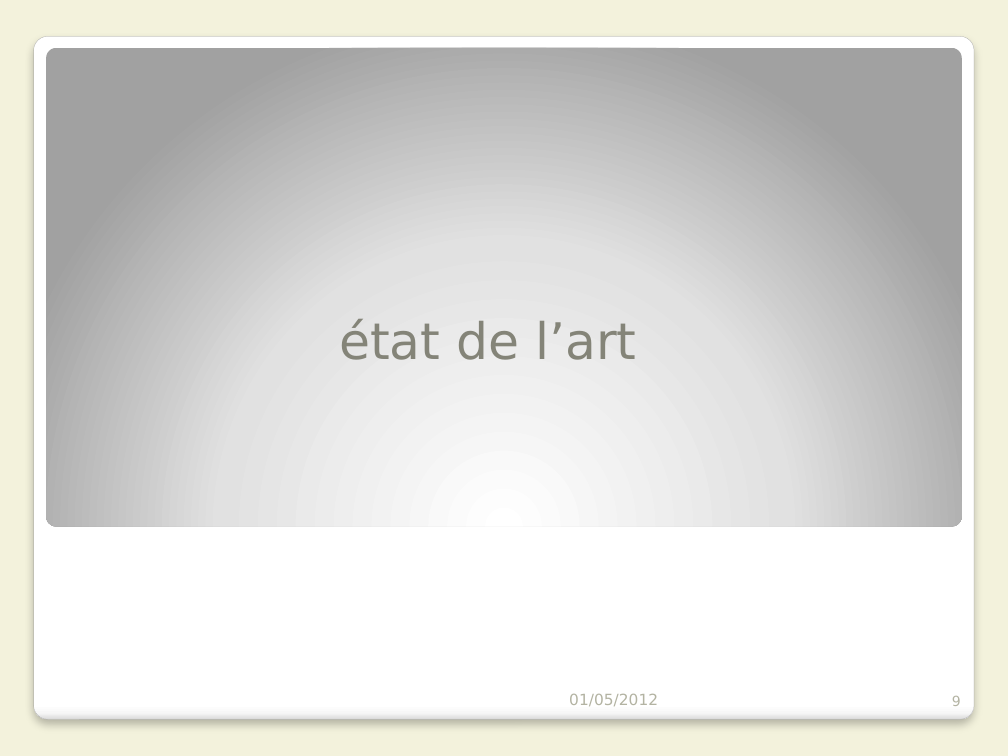
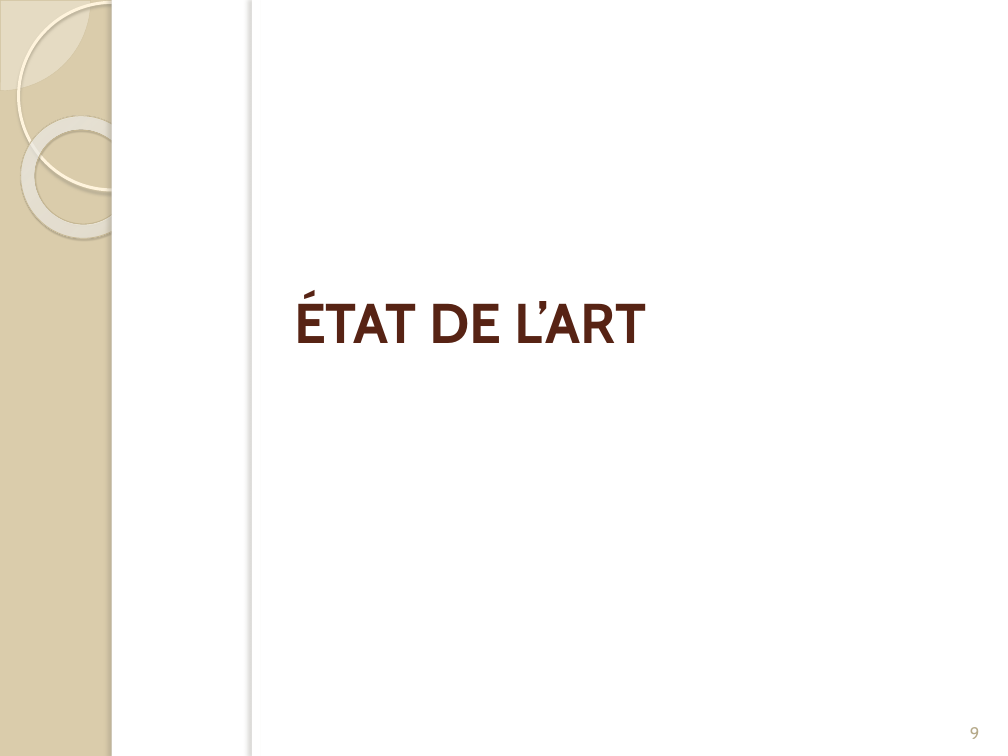
Before and after one commit to Patre/Energy-saving-in-sensors--networks, a slide deck: slide 9 of Redaction/Presentation/pres.pptx. Drawn at 1008x756 pixels with LibreOffice and Linux fonts; fonts in the diff are those of the drawing. Boxes give left, top, right and bottom in pixels: in the first picture for what was removed or moved away, otherwise in the second. Text is boxed around its words. In the diff, an @@ line names an element or a change of style, - is before the commit and + after.

```diff
--- a/Redaction/Presentation/pres.pptx
+++ b/Redaction/Presentation/pres.pptx
@@ background #F3F2DC to #DACCAB @@
@@ pie slice (boxed as its full ellipse) added at (0, 0, 91, 91), fill #FEFAF4 at 33% opacity, outline #D3C39F 0.25 pt @@
@@ ellipse added at (18, 2, 206, 190), outline #FFF5DE 2.15 pt @@
@@ rectangle added at (112, 0, 1008, 756), fill #FFFFFF @@
@@ rectangle added at (112, 0, 120, 756), fill #FFFFFF @@
@@ rectangle added at (252, 0, 1008, 756), fill #FFFFFF @@
@@ rectangle added at (252, 0, 260, 756), fill #FFFFFF @@
@@ rounded rectangle removed at (33, 36, 974, 720) @@
@@ rounded rectangle removed at (46, 47, 962, 526) @@
@@ donut added at (0, 91, 169, 263), fill gradient #FFFCF6 to #FFFEFB to #F0D28E, outline #C7B893 0.58 pt @@
@@ title "ÉTAT DE L’ART" at (294, 295, 646, 343): vertical alignment bottom to top @@
@@ title at (294, 295, 646, 343): text changed; size 36 to 40 pt; font DejaVu Sans to Cabin; text colour #858478 to #572314; bold on @@
-état de l’art
+ÉTAT DE L’ART
@@ text removed at (569, 694, 658, 706) @@
-01/05/2012
@@ page number: place and size @@
-page number at (952, 696, 961, 706)
+page number at (970, 727, 980, 739)
@@ page number at (970, 727, 980, 739): size 10 to 12 pt, font DejaVu Sans to Cabin, text colour #B4B3A3 to #B6A98A; alignment right to centre @@
```
Also in this commit, not shown: 22 other slides changed, 5 slides added, 15 slides removed, 5 other files.
